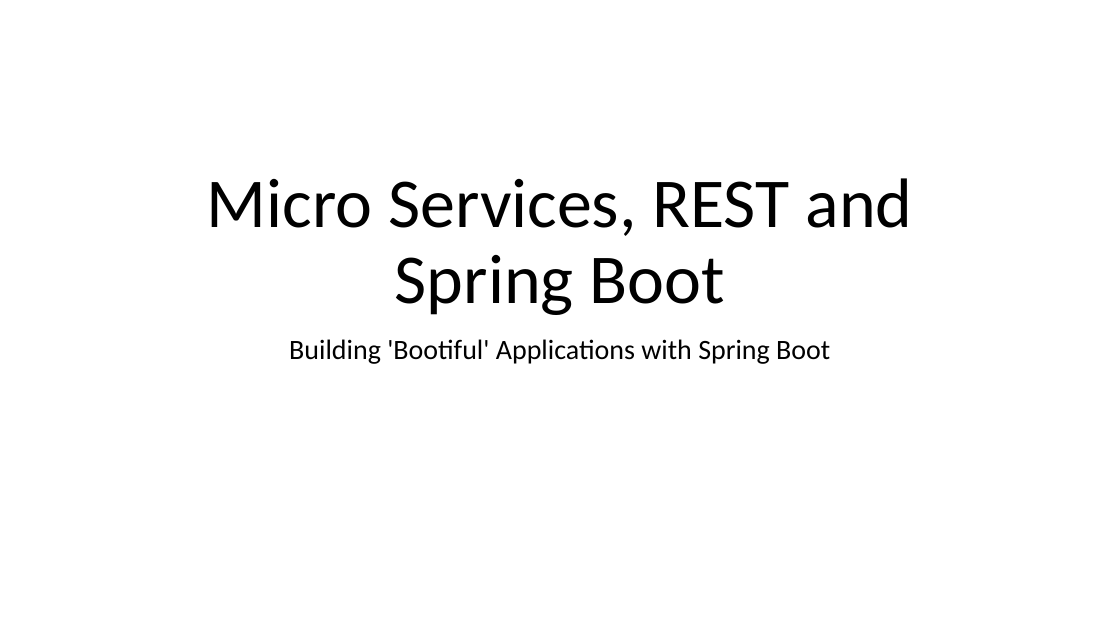
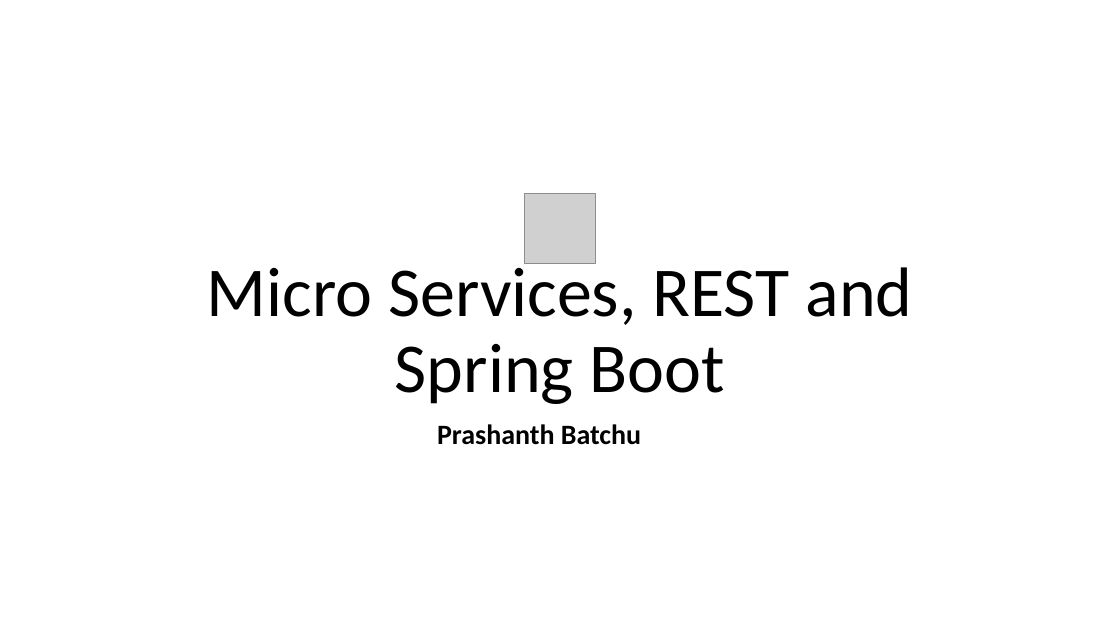
Before and after one commit to batchu/spring-boot-ujug, a slide deck: slide 1 of Spring Boot.pptx. Drawn at 1120x630 pixels with LibreOffice and Linux fonts; fonts in the diff are those of the drawing; grey boxes stand for pictures. Boxes give left, top, right and bottom in pixels: in the first picture for what was removed or moved away, otherwise in the second. Text is boxed around its words. In the diff, an @@ line names an element or a change of style, - is before the commit and + after.

```diff
--- a/Spring Boot.pptx
+++ b/Spring Boot.pptx
@@ title "Micro Services, REST and Spring ..." rewrapped from (207,178,913,315) to (207,258,913,404) @@
@@ picture added at (524,194,595,264) @@
@@ subtitle removed at (289,339,830,364) @@
-Building 'Bootiful' Applications with Spring Boot
@@ text added at (437,424,641,445), 24 pt, text #000000, bold @@
+Prashanth Batchu
```
Also in this commit, not shown: 5 other slides changed, 3 slides added, 1 other file.
